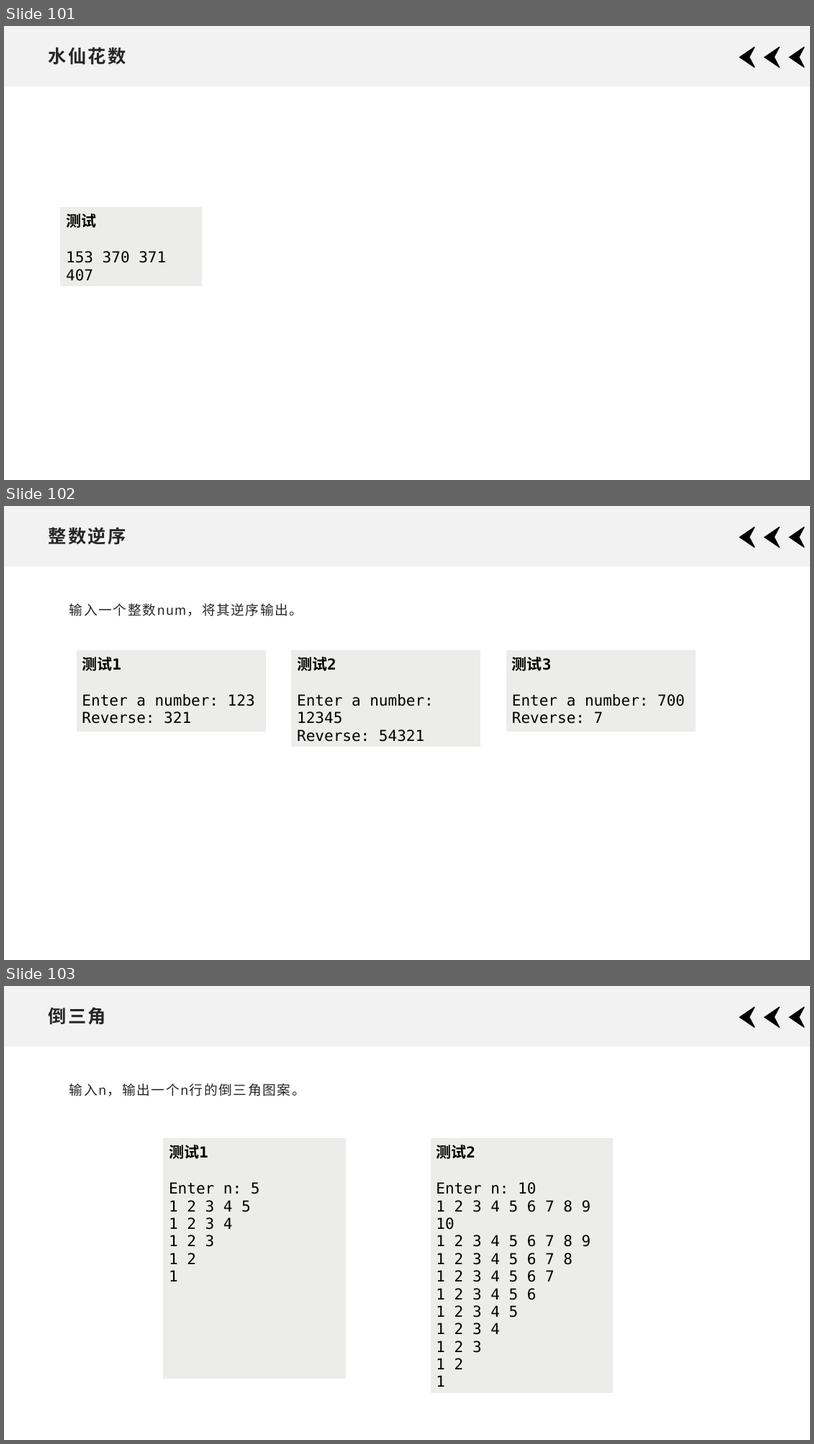
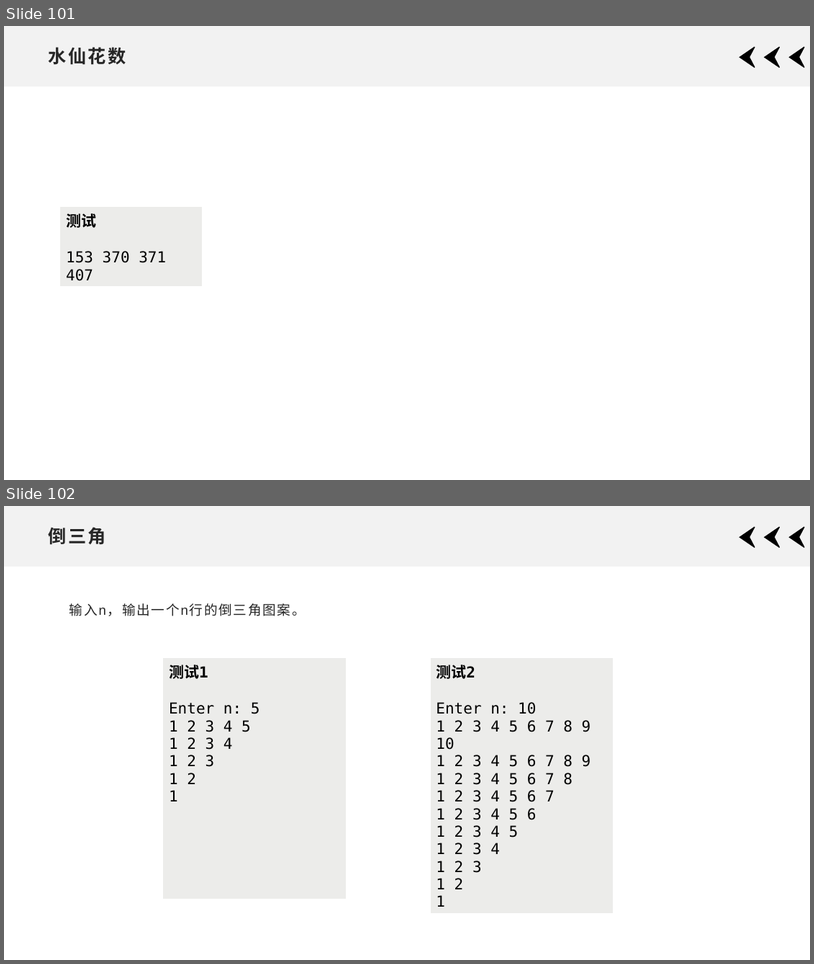
Before and after one commit to xdai02/Java, a slide deck: slides/Chapter3.pptx. Shown one above the other, each under a label of ours: slides 101, 102 and 103 before the commit, slides 101 and 102 after it. The pictures are 814x1444 and 814x964 pixels, drawn with LibreOffice and Linux fonts; fonts in the diff are those of the drawing; grey boxes stand for pictures. Boxes give left, top, right and bottom in pixels: in the first picture for what was removed or moved away, otherwise in the second. Text is boxed around its words. In the diff, an @@ line names an element or a change of style, - is before the commit and + after.

Commit message:
fix

```diff
--- a/slides/Chapter3.pptx
+++ b/slides/Chapter3.pptx
@@ slide 102 removed at (x1=4, y1=506, x2=810, y2=960), background #FFFFFF; not listed: 4 template elements that a slide beside it also shows @@
@@ title removed at (x1=49, y1=527, x2=126, y2=545) @@
-整数逆序
@@ text removed at (x1=70, y1=603, x2=303, y2=616) @@
-输入一个整数num，将其逆序输出。
@@ table removed at (x1=76, y1=649, x2=266, y2=733), 1 rows, 1 columns @@
-测试1 / Enter a number: 123 / Reverse: 321
@@ table removed at (x1=291, y1=649, x2=481, y2=744), 1 rows, 1 columns @@
-测试2 / Enter a number: 12345 / Reverse: 54321
@@ table removed at (x1=506, y1=649, x2=696, y2=733), 1 rows, 1 columns @@
-测试3 / Enter a number: 700 / Reverse: 7
@@ what was slide 103 is now slide 102 @@
```
Also in this commit, not shown: 6 slides changed.
